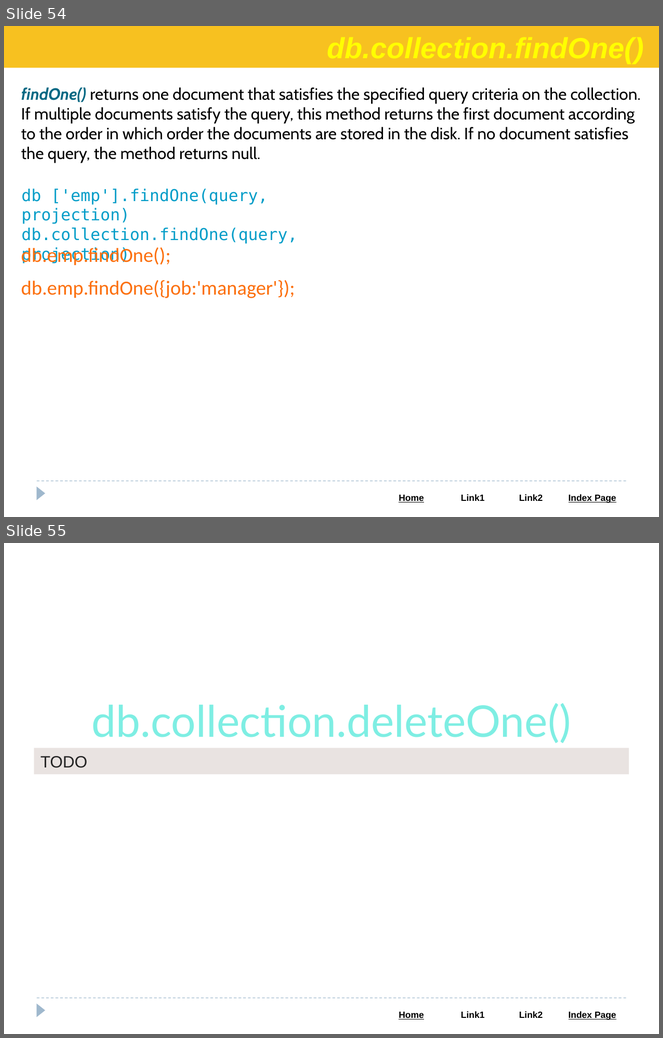
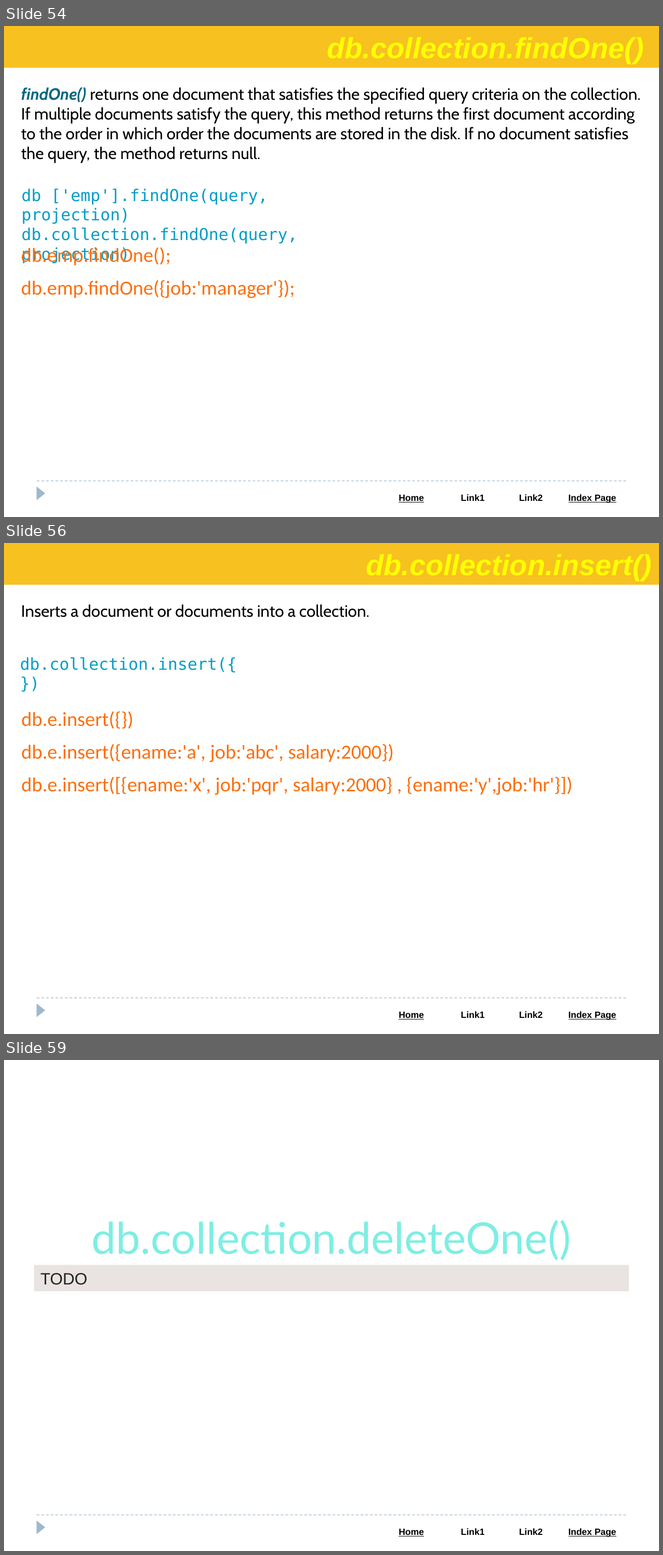
Before and after one commit to Saleel-Bagde/PPT-s, a slide deck: MongoDB PPT.pptx. Shown one above the other, each under a label of ours: slides 54 and 55 before the commit, slides 54, 56 and 59 after it; the slides between them are not shown. The pictures are 663x1038 and 663x1555 pixels, drawn with LibreOffice and Linux fonts; fonts in the diff are those of the drawing. Boxes give left, top, right and bottom in pixels: in the first picture for what was removed or moved away, otherwise in the second. Text is boxed around its words. In the diff, an @@ line names an element or a change of style, - is before the commit and + after.

```diff
--- a/MongoDB PPT.pptx
+++ b/MongoDB PPT.pptx
@@ slide 56 added at <box>4,543,659,1034</box>, background #FFFFFF; not listed: 3 template elements that a slide beside it also shows @@
@@ rectangle added at <box>4,543,659,585</box>, fill #F7C120 @@
@@ text added at <box>21,604,370,617</box>, 18 pt, text #000000 @@
+Inserts a document or documents into a collection.
@@ text added at <box>20,657,237,672</box>, 18 pt, text #049DC8 @@
+db.collection.insert({ })
@@ text added at <box>21,711,573,795</box>, 22 pt, text #FC6F0D @@
+db.e.insert({})
+db.e.insert({ename:'a', job:'abc', salary:2000})
+db.e.insert([{ename:'x', job:'pqr', salary:2000} , {ename:'y',job:'hr'}])
@@ what was slide 55 is now slide 59 @@
```
Also in this commit, not shown: 3 other slides added.
